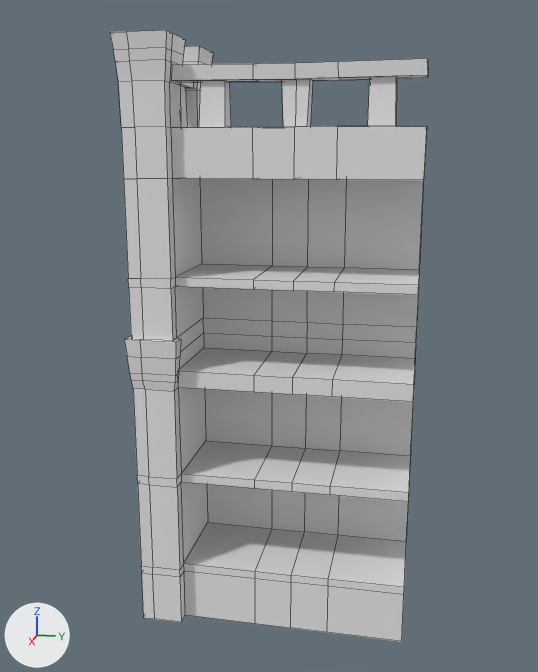
A saved change to the FBX model LunaProject/Assets/Steven/FBXs/Bookshelf_0.fbx.
Camera for both pictures: a 50 mm camera at (-0.04, -0.02, 1.88) aimed at (-2.9, -0.59, 1.16). The lights are fixed; the arrows at lower left show +X, +Y and +Z. Mesh edges are drawn as thin lines. Where no turn or scale is listed for an object, it has been applied to the vertices.

Objects in the first picture: 'Bookshelf_0'.
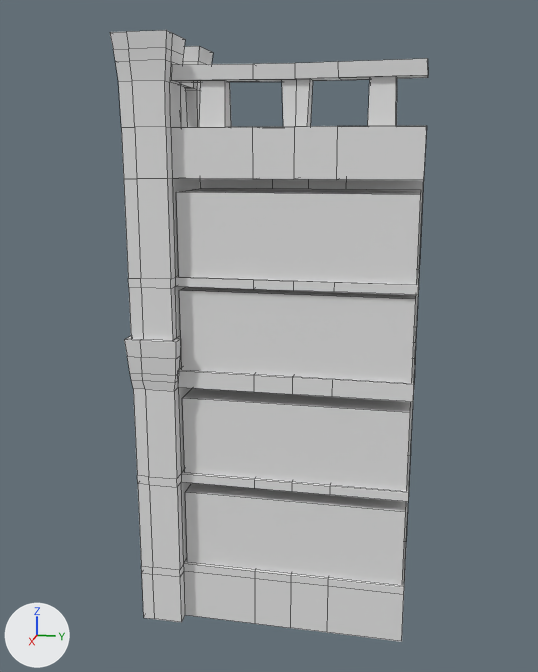
Pixel boxes (x1, y1, x2, y2) of what changed, in the pictures (538 x 672 px):
```json
{"object": "Books.012", "change": "added", "after": [176, 188, 421, 284]}
{"object": "Books.013", "change": "added", "after": [179, 287, 416, 383]}
{"object": "Books.014", "change": "added", "after": [182, 388, 411, 491]}
{"object": "Books.015", "change": "added", "after": [185, 483, 406, 585]}
```

Edits to the scene script, one JSON object a line:
```json
{"op": "add", "block": "mat_material_015", "code": ["mat_material_015 = principled_material('Material.015')", "mat_material_015.base_color = (0.8, 0.8, 0.8)  # white #e7e7e7"]}
{"op": "add", "block": "mat_material_014", "code": ["mat_material_014 = principled_material('Material.014')", "mat_material_014.base_color = (0.8, 0.8, 0.8)  # white #e7e7e7"]}
{"op": "add", "block": "mat_material_013", "code": ["mat_material_013 = principled_material('Material.013')", "mat_material_013.base_color = (0.8, 0.8, 0.8)  # white #e7e7e7"]}
{"op": "add", "block": "mat_material_016", "code": ["mat_material_016 = principled_material('Material.016')", "mat_material_016.base_color = (0.8, 0.8, 0.8)  # white #e7e7e7"]}
{"op": "add", "block": "me_cube_043", "code": ["me_cube_043 = bpy.data.meshes.new('Cube.043')", "me_cube_043.from_pydata([(0.0, 0.0, 0.0), (0.0, 0.874, 0.0), (0.0, 0.874, 0.311), (-0.327, 0.874, 0.311), (0.0, 0.0, 0.311), (-0.327, 0.0, 0.311)], [], [(5, 4, 2, 3), (0, 1, 2, 4)])", "me_cube_043.materials.append(mat_material_015)  # its picture is missing"]}
{"op": "add", "block": "me_cube_042", "code": ["me_cube_042 = bpy.data.meshes.new('Cube.042')", "me_cube_042.from_pydata([(0.0, 0.0, 0.0), (0.0, 0.874, 0.0), (0.0, 0.874, 0.311), (-0.327, 0.874, 0.311), (0.0, 0.0, 0.311), (-0.327, 0.0, 0.311)], [], [(5, 4, 2, 3), (0, 1, 2, 4)])", "me_cube_042.materials.append(mat_material_014)  # its picture is missing"]}
{"op": "add", "block": "me_cube_041", "code": ["me_cube_041 = bpy.data.meshes.new('Cube.041')", "me_cube_041.from_pydata([(0.0, 0.0, 0.0), (0.0, 0.874, 0.0), (0.0, 0.874, 0.311), (-0.327, 0.874, 0.311), (0.0, 0.0, 0.311), (-0.327, 0.0, 0.311)], [], [(5, 4, 2, 3), (0, 1, 2, 4)])", "me_cube_041.materials.append(mat_material_013)  # its picture is missing"]}
{"op": "add", "block": "me_cube_044", "code": ["me_cube_044 = bpy.data.meshes.new('Cube.044')", "me_cube_044.from_pydata([(0.0, 0.0, 0.0), (0.0, 0.874, 0.0), (0.0, 0.874, 0.311), (-0.327, 0.874, 0.311), (0.0, 0.0, 0.311), (-0.327, 0.0, 0.311)], [], [(5, 4, 2, 3), (0, 1, 2, 4)])", "me_cube_044.materials.append(mat_material_016)  # its picture is missing"]}
{"op": "add", "block": "ob_books_014", "code": ["ob_books_014 = bpy.data.objects.new('Books.014', me_cube_043)", "ob_books_014.location = (-2.692, -0.892, 0.638)"]}
{"op": "add", "block": "ob_books_013", "code": ["ob_books_013 = bpy.data.objects.new('Books.013', me_cube_042)", "ob_books_013.location = (-2.692, -0.892, 1.064)"]}
{"op": "add", "block": "ob_books_012", "code": ["ob_books_012 = bpy.data.objects.new('Books.012', me_cube_041)", "ob_books_012.location = (-2.692, -0.892, 1.428)"]}
{"op": "add", "block": "ob_books_015", "code": ["ob_books_015 = bpy.data.objects.new('Books.015', me_cube_044)", "ob_books_015.location = (-2.692, -0.892, 0.24)"]}
```
